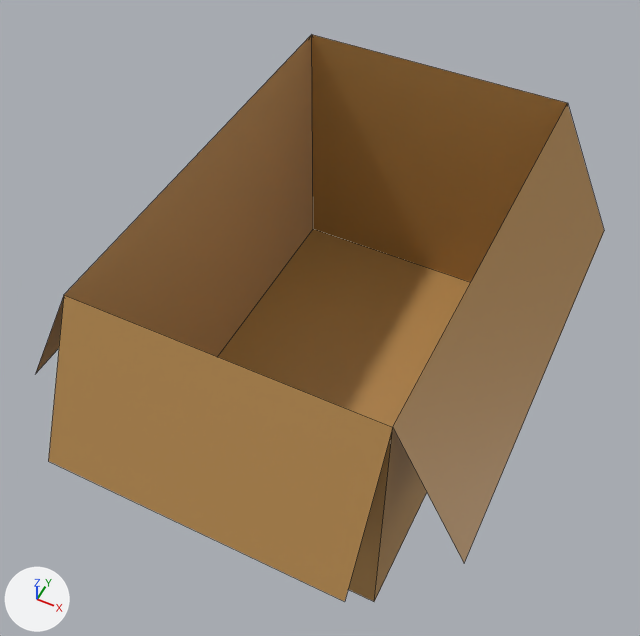
The FBX model Assets/DimasModels/Box1.fbx as it was, and as the next commit left it.
The view is the same before and after, from a 50 mm lens placed at (2.9, 3.45, 7.42), pointed at (-0.12, 9.49, -0.14). Arrows for +X, +Y and +Z are at lower left; the lights stay in place. The older version comes first. Mesh edges are drawn as thin lines.

Before the edit, the objects in view are built like this:
```python
me_cube_004 = bpy.data.meshes.new('Cube.004')
me_cube_004.from_pydata(...)  # 16 vertices, 9 faces; spans x -2.41..2.41, y -3.26..3.26, z -1.61..1.61
me_cube_004.materials.append(mat_material_001)  # orange #bb8e51
ob_boxone_001 = bpy.data.objects.new('BoxOne.001', me_cube_004)
ob_boxone_001.location = (0.0, 9.78, 0.0)
```
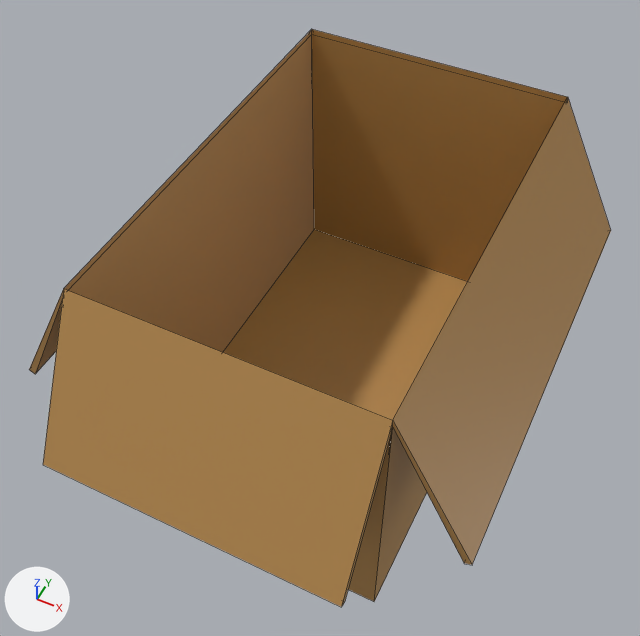
Changed parts and their boxes (x1, y1, x2, y2) in the pictures (640 x 636 px):
'BoxOne.001', reshaped
    before: (36, 35, 604, 602)
    after: (29, 29, 611, 607)
part 1 of me_cube_004, added (orange)
    after: (29, 29, 611, 607)

The change, as a list of edits to the scene's bpy script:
```text
Change me_cube_004:
    used by ob_boxone_001; location = (0.0, 9.78, 0.0)
    remove me_cube_004.from_pydata(...)  # 16 vertices, 9 faces; spans x -2.41..2.41, y -3.26..3.26, z -1.61..1.61
    add me_cube_004.from_pydata(...)  # 32 vertices, 30 faces; spans x -2.48..2.48, y -3.33..3.33, z -1.61..1.69
    me_cube_004 part 1
    16 vertices are added at x -2.48..2.48, y -3.33..3.33, z -1.56..1.69
    21 new faces join them
```
